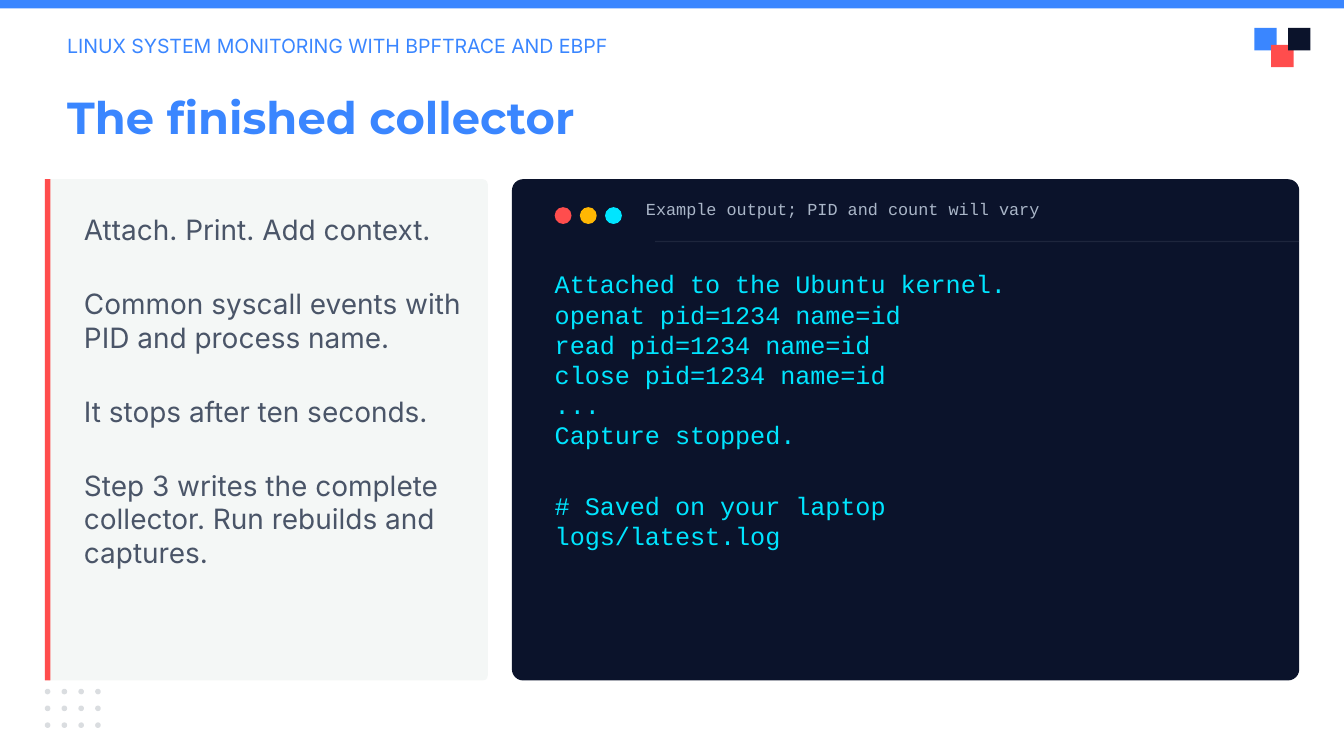
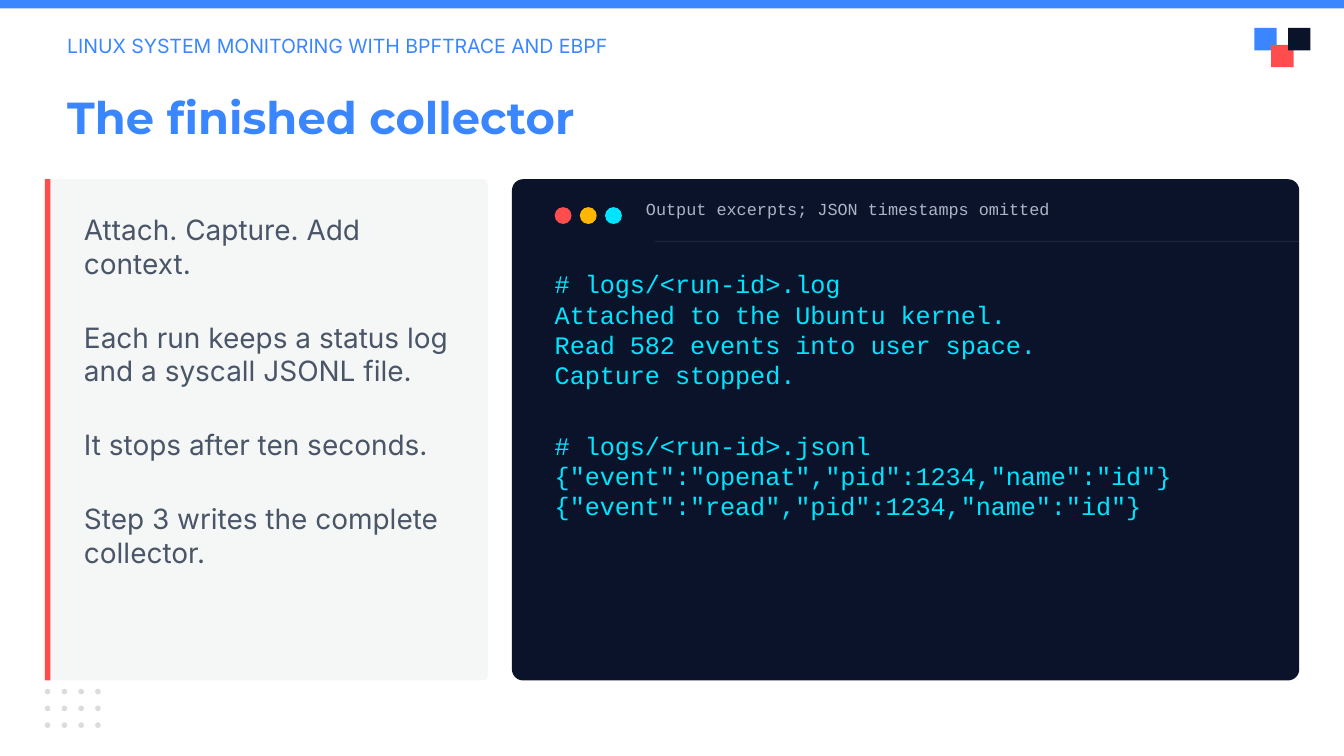
Before and after one commit to julianshalaby-perj/falco-libs-workshop, a slide deck: slide 12 of presentation/falco-libs-intro.pptx. Drawn at 1344x756 pixels with LibreOffice and Linux fonts; fonts in the diff are those of the drawing; background and template pictures are left out. Boxes give left, top, right and bottom in pixels: in the first picture for what was removed or moved away, otherwise in the second. Text is boxed around its words. In the diff, an @@ line names an element or a change of style, - is before the commit and + after.

Commit message:
Teach JSONL capture with separate per-run status logs

```diff
--- a/presentation/falco-libs-intro.pptx
+++ b/presentation/falco-libs-intro.pptx
@@ text at (x1=646, y1=203, x2=1050, y2=219): text changed @@
-Example output; PID and count will vary
+Output excerpts; JSON timestamps omitted
@@ text at (x1=84, y1=219, x2=448, y2=387): text changed @@
-Attach. Print. Add context.
-Common syscall events with PID and process name.
+Attach. Capture. Add context.
+Each run keeps a status log and a syscall JSONL file.
@@ text at (x1=585, y1=275, x2=841, y2=298): paragraph added @@
+# logs/<run-id>.log
@@ text at (x1=555, y1=335, x2=1036, y2=360): text changed @@
-openat pid=1234 name=id
-read pid=1234 name=id
-close pid=1234 name=id
-...
+Read 582 events into user space.
@@ text at (x1=555, y1=436, x2=1172, y2=521): text changed @@
-# Saved on your laptop
-logs/latest.log
+# logs/<run-id>.jsonl
+{"event":"openat","pid":1234,"name":"id"}
+{"event":"read","pid":1234,"name":"id"}
@@ text at (x1=84, y1=508, x2=438, y2=564): text changed @@
-Step 3 writes the complete collector. Run rebuilds and captures.
+Step 3 writes the complete collector.
```
Also in this commit, not shown: 6 other slides changed.
